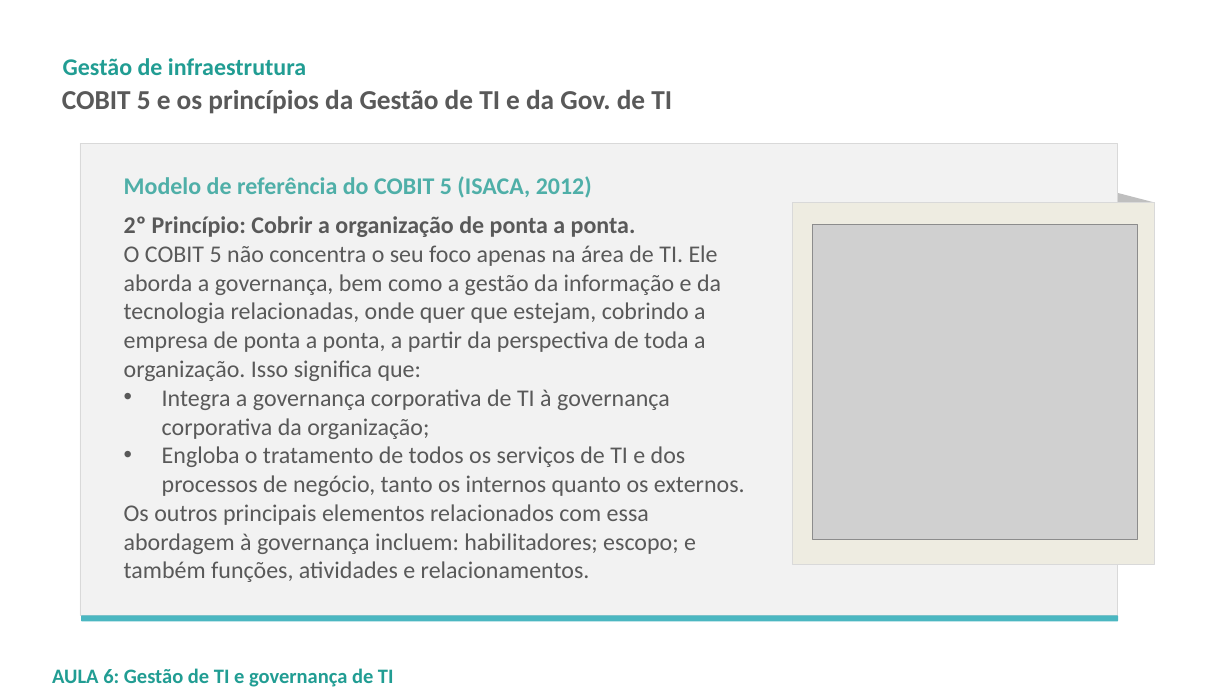
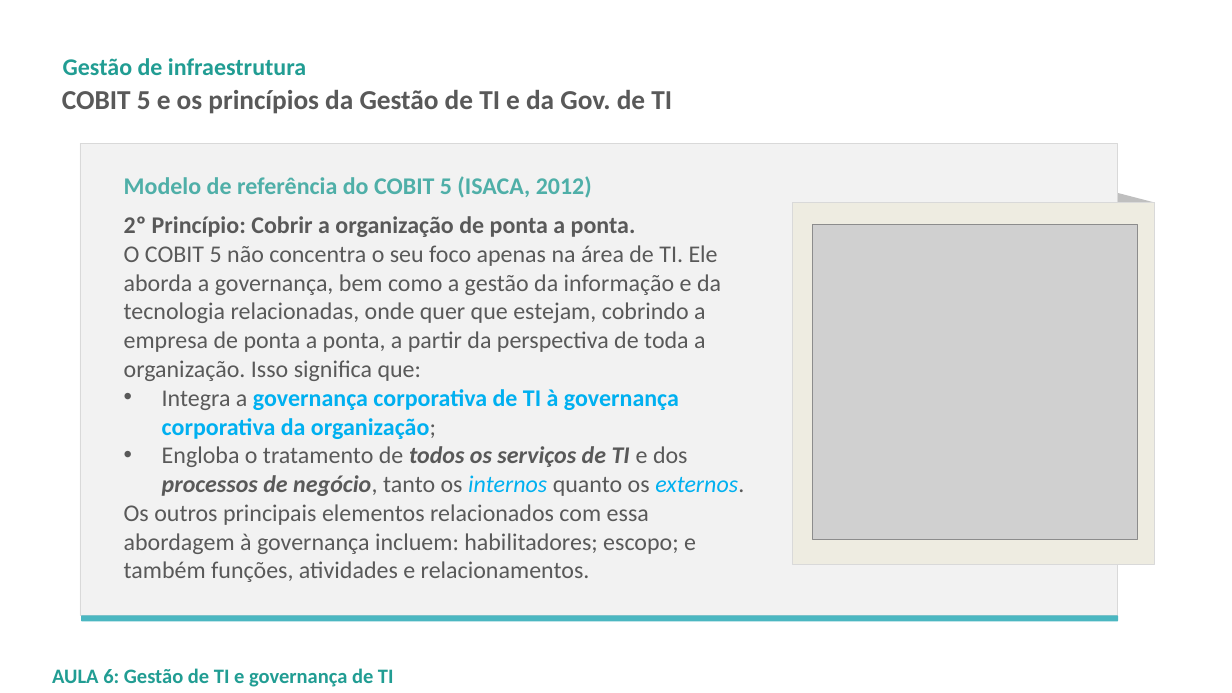
Before and after one commit to LeoCaronezi/CURSOS, a slide deck: slide 40 of GESTAO DE INFRAESTRUTURA - CCT0347/SLIDES/GI_ALB_20019_1_Aula06.pptx. Drawn at 1232x693 pixels with LibreOffice and Linux fonts; fonts in the diff are those of the drawing; grey boxes stand for pictures; background and template pictures are left out. Boxes give left, top, right and bottom in pixels: in the first picture for what was removed or moved away, otherwise in the second. Text is boxed around its words. In the diff, an @@ line names an element or a change of style, - is before the commit and + after.

```diff
--- a/GESTAO DE INFRAESTRUTURA - CCT0347/SLIDES/GI_ALB_20019_1_Aula06.pptx
+++ b/GESTAO DE INFRAESTRUTURA - CCT0347/SLIDES/GI_ALB_20019_1_Aula06.pptx
@@ text at bbox=[162, 389, 744, 496]: text colour #595959 to #00B0F0 in "governança corporativa de TI à governança corporativa ...", "internos externos."; bold on in "governança corporativa de TI à governança corporativa ...", "todos os serviços de TI processos de ..."; italic on in "todos os serviços de TI processos de ..." @@
```
Also in this commit, not shown: 10 other slides changed, 2 other files.
